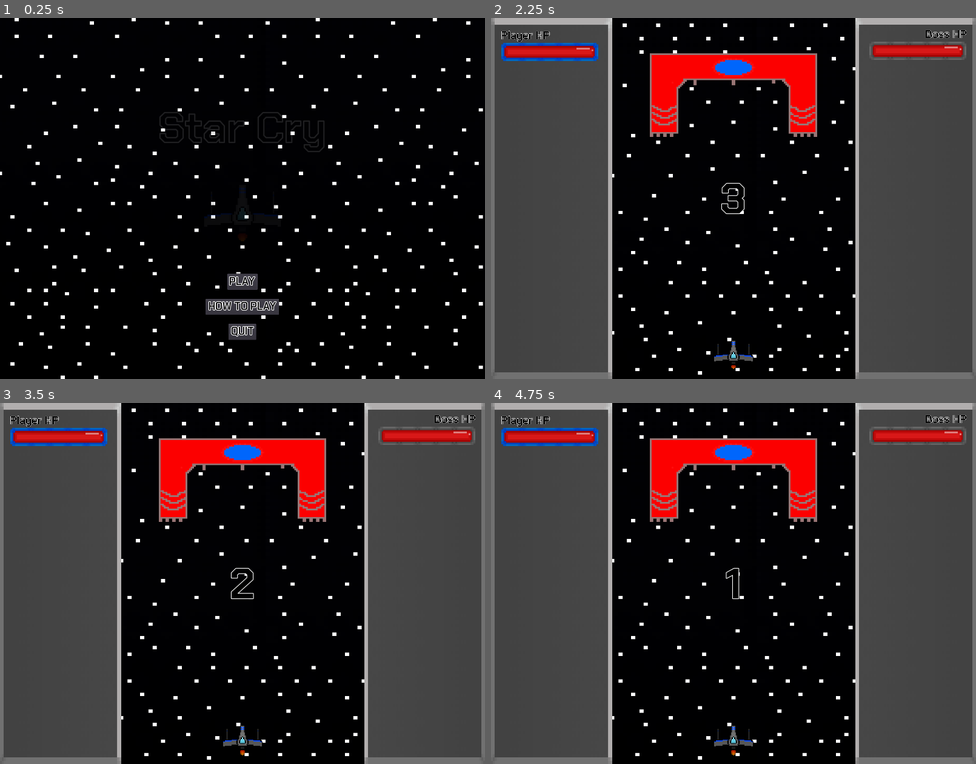
Above: before the commit, frames 1-4 (two rows, left to right).
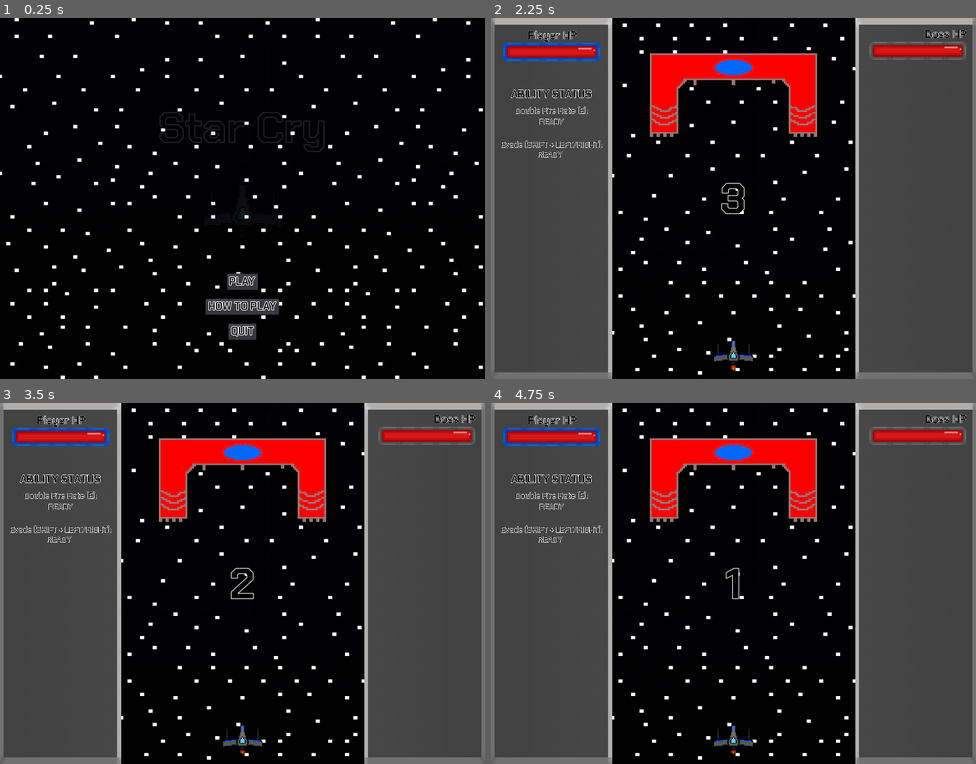
Above: after the commit, the same moments.

Repository: Cecilist/Final-BossFightBulletShooter
Game: Godot game, scene res://Menu/MainMenu.tscn
Same seed, same stepped clock (60 frames per second), same inputs: the game is played once before the commit and once after it.
Inputs:
- Up to frame 1 (0.25 s): no input
- Up to frame 2 (2.25 s): click "HOW TO PLAY" at 0.5 s; click "BACK" at 1.25 s; click "PLAY" at 2 s
- Up to frame 3 (3.5 s): tap Enter (play_game) at 2.75 s; hold D (move_right) from 2.78 s (still down); hold Shift (dodge) from 2.78 s (still down)
- Up to frame 4 (4.75 s): tap Space (shoot) at 3.5 s; release D (move_right) at 3.53 s; release Shift (dodge) at 3.53 s; hold S (move_down) 3.53-4.28 s; tap Shift (dodge) at 3.6, 4.55 s; hold D (move_right) from 4.28 s (still down); hold E (fire_rate_ability) from 4.28 s (still down)

The runs differ from the first frame. In frame 1, less than 0.1% of the frame differs, in the area x 49-51%, y 60-62%; in frame 2, 0.9%, in the area x 2-51%, y 3-98%; in frame 3, 0.9%; in frame 4, 0.9%.

Commit message:
Add ability labels to HUD

Diff:
--- a/project/HUD/HUD.tscn
+++ b/project/HUD/HUD.tscn
@@ -1,10 +1,12 @@
-[gd_scene load_steps=8 format=2]
+[gd_scene load_steps=15 format=2]
 
 [ext_resource path="res://HUD/Health Bar.png" type="Texture" id=1]
 [ext_resource path="res://HUD/Boss Health Outline.png" type="Texture" id=2]
 [ext_resource path="res://HUD/HUD Background.png" type="Texture" id=3]
 [ext_resource path="res://HUD/Player Health Outline.png" type="Texture" id=4]
 [ext_resource path="res://Font/ChakraPetch-Medium.ttf" type="DynamicFontData" id=5]
+[ext_resource path="res://Font/ChakraPetch-Regular.ttf" type="DynamicFontData" id=6]
+[ext_resource path="res://Font/ChakraPetch-SemiBold.ttf" type="DynamicFontData" id=7]
 
 [sub_resource type="DynamicFont" id=1]
 size = 64
@@ -12,6 +14,31 @@
 font_data = ExtResource( 5 )
 
 [sub_resource type="DynamicFont" id=2]
+size = 64
+outline_size = 2
+font_data = ExtResource( 7 )
+
+[sub_resource type="DynamicFont" id=3]
+size = 48
+outline_size = 2
+font_data = ExtResource( 6 )
+
+[sub_resource type="DynamicFont" id=4]
+size = 48
+outline_size = 2
+font_data = ExtResource( 6 )
+
+[sub_resource type="DynamicFont" id=5]
+size = 48
+outline_size = 2
+font_data = ExtResource( 6 )
+
+[sub_resource type="DynamicFont" id=6]
+size = 48
+outline_size = 2
+font_data = ExtResource( 6 )
+
+[sub_resource type="DynamicFont" id=7]
 size = 64
 outline_size = 2
 font_data = ExtResource( 5 )
@@ -33,10 +60,10 @@
 texture = ExtResource( 3 )
 
 [node name="PlayerHPLabel" type="Label" parent="PlayerHUD"]
-margin_left = -242.912
+margin_left = -82.8003
 margin_top = -89.1458
-margin_right = 48.0883
-margin_bottom = -5.14578
+margin_right = 208.2
+margin_bottom = -5.14577
 custom_fonts/font = SubResource( 1 )
 custom_colors/font_color = Color( 0, 0, 0, 1 )
 text = "Player HP"
@@ -47,14 +74,84 @@
 }
 
 [node name="PlayerHealth" type="Sprite" parent="PlayerHUD"]
-position = Vector2( -241.265, -4.14578 )
+position = Vector2( -229.828, -4.14578 )
 texture = ExtResource( 1 )
 centered = false
 
 [node name="PlayerHealthOutline" type="Sprite" parent="PlayerHUD"]
-position = Vector2( 48.7353, 50.8542 )
+position = Vector2( 60.1719, 50.8542 )
 z_index = 1
 texture = ExtResource( 4 )
+
+[node name="AbilityCooldownLabel" type="Label" parent="PlayerHUD"]
+anchor_left = 0.624
+anchor_right = 0.624
+margin_left = -181.922
+margin_top = 260.936
+margin_right = 299.078
+margin_bottom = 344.936
+custom_fonts/font = SubResource( 2 )
+custom_colors/font_color = Color( 0, 0, 0, 1 )
+text = "ABILITY STATUS"
+__meta__ = {
+"_edit_use_anchors_": false
+}
+
+[node name="FireRateAbilityLabel" type="Label" parent="PlayerHUD"]
+margin_left = -159.77
+margin_top = 371.982
+margin_right = 280.23
+margin_bottom = 434.982
+custom_fonts/font = SubResource( 3 )
+custom_colors/font_color = Color( 0, 0, 0, 1 )
+text = "Double Fire Rate (E):"
+align = 1
+valign = 1
+__meta__ = {
+"_edit_use_anchors_": false
+}
+
+[node name="FireRateStatusLabel" type="Label" parent="PlayerHUD"]
+margin_left = -15.4597
+margin_top = 438.049
+margin_right = 133.54
+margin_bottom = 501.049
+custom_fonts/font = SubResource( 4 )
+custom_colors/font_color = Color( 0, 0, 0, 1 )
+text = "READY"
+align = 1
+valign = 1
+__meta__ = {
+"_edit_use_anchors_": false
+}
+
+[node name="EvadeAbilityLabel" type="Label" parent="PlayerHUD"]
+margin_left = -248.546
+margin_top = 575.14
+margin_right = 370.454
+margin_bottom = 638.14
+custom_fonts/font = SubResource( 5 )
+custom_colors/font_color = Color( 0, 0, 0, 1 )
+text = "Evade (SHIFT + LEFT/RIGHT):"
+align = 1
+valign = 1
+__meta__ = {
+"_edit_use_anchors_": false
+}
+
+[node name="EvadeStatusLabel" type="Label" parent="PlayerHUD"]
+margin_left = -23.0173
+margin_top = 633.167
+margin_right = 125.983
+margin_bottom = 696.167
+custom_fonts/font = SubResource( 6 )
+custom_colors/font_color = Color( 0, 0, 0, 1 )
+text = "READY"
+align = 1
+valign = 1
+__meta__ = {
+"_edit_use_anchors_": false
+}
 
 [node name="BossHUD" type="Node2D" parent="."]
 position = Vector2( 1294, 76 )
@@ -80,7 +177,7 @@
 margin_top = -95.5026
 margin_right = 254.204
 margin_bottom = -11.5026
-custom_fonts/font = SubResource( 2 )
+custom_fonts/font = SubResource( 7 )
 custom_colors/font_color = Color( 0, 0, 0, 1 )
 text = "Boss HP"
 align = 1
--- a/project/Menu/Instructions.tscn
+++ b/project/Menu/Instructions.tscn
@@ -57,10 +57,10 @@
 anchor_top = 0.5
 anchor_right = 0.5
 anchor_bottom = 0.5
-margin_left = -229.0
+margin_left = -333.0
 margin_top = -201.0
-margin_right = 229.0
-margin_bottom = 246.0
+margin_right = 333.0
+margin_bottom = 336.0
 custom_fonts/font = SubResource( 3 )
 custom_colors/font_color = Color( 0, 0, 0, 1 )
 text = "Move Up: W or UP ARROW
@@ -68,6 +68,8 @@
 Move Left: A or LEFT ARROW
 Move Right: D or RIGHT ARROW
 Shoot: Hold SPACEBAR
+Use Double Fire Rate Ability: E
+Use Evade Ability: SHIFT + A/LEFT or D/RIGHT
 Pause/Unpause: ESCAPE
 Back to Menu: BACKSPACE
 Open Keybinds (In Menu): TAB
--- a/project/Menu/MainMenu.tscn
+++ b/project/Menu/MainMenu.tscn
@@ -21,18 +21,13 @@
 "speed": 5.0
 } ]
 
-[sub_resource type="SpriteFrames" id=2]
+[sub_resource type="SpriteFrames" id=3]
 animations = [ {
 "frames": [ ExtResource( 4 ) ],
 "loop": true,
 "name": "flying",
 "speed": 7.0
 } ]
-
-[sub_resource type="DynamicFont" id=3]
-size = 32
-outline_size = 2
-font_data = ExtResource( 1 )
 
 [sub_resource type="DynamicFont" id=4]
 size = 32
@@ -44,7 +39,12 @@
 outline_size = 2
 font_data = ExtResource( 1 )
 
-[sub_resource type="Animation" id=6]
+[sub_resource type="DynamicFont" id=6]
+size = 32
+outline_size = 2
+font_data = ExtResource( 1 )
+
+[sub_resource type="Animation" id=7]
 length = 2.0
 tracks/0/type = "value"
 tracks/0/path = NodePath("TitleLabel:self_modulate")
@@ -111,14 +111,15 @@
 [node name="TitleExhaustSprite" type="AnimatedSprite" parent="."]
 position = Vector2( -0.16687, 28.6228 )
 scale = Vector2( 0.5, 0.5 )
-frames = SubResource( 8 )
+frames = SubResource( 2 )
 animation = "flying"
+frame = 3
 playing = true
 
 [node name="TitleShipSprite" type="AnimatedSprite" parent="."]
 position = Vector2( 0, 28.7341 )
 scale = Vector2( 0.5, 0.5 )
-frames = SubResource( 2 )
+frames = SubResource( 3 )
 animation = "flying"
 playing = true
 
--- a/project/Player/Player.gd
+++ b/project/Player/Player.gd
@@ -42,12 +42,16 @@
 			if Input.is_action_pressed("dodge") and _can_dodge == true:
 				position.x -= 100
 				_can_dodge = false
+				_player_invulnerable = true
+				$InvulnerabilityTimer.start()
 			else:
 				_ship_velocity.x = player_movement_speed * -1
 		if Input.is_action_pressed("move_right"):
 			if Input.is_action_pressed("dodge") and _can_dodge == true:
 				position.x += 100
 				_can_dodge = false
+				_player_invulnerable = true
+				$InvulnerabilityTimer.start()
 			else:
 				_ship_velocity.x = player_movement_speed
 		if Input.is_action_pressed("shoot"):
@@ -104,7 +108,8 @@
 # Removes the invulnerability on the player after they were hit
 func _on_InvulnerabilityTimer_timeout():
 	_player_invulnerable = false
-	$ShipSprite.play("flying")
+	if $ShipSprite.animation == "damaged":
+		$ShipSprite.play("flying")
 
 
 # Allows the cannons to shoot again, giving the shots a delay
--- a/project/Player/Player.tscn
+++ b/project/Player/Player.tscn
@@ -42,6 +42,7 @@
 [node name="ExhaustSprite" type="AnimatedSprite" parent="."]
 frames = SubResource( 1 )
 animation = "flying"
+frame = 1
 playing = true
 
 [node name="ShipSprite" type="AnimatedSprite" parent="."]
Not shown: 6 places in project/Menu/MainMenu.tscn that only renumber resources
Not shown, changed: raw_assets/sounds/Final Project Theme (WIP).flp
